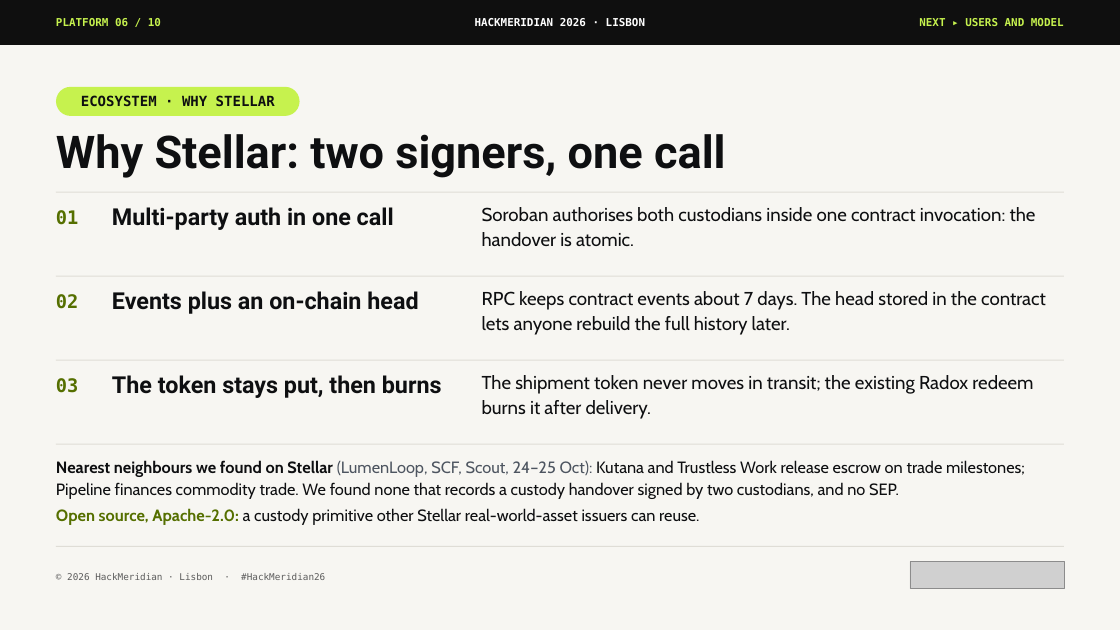
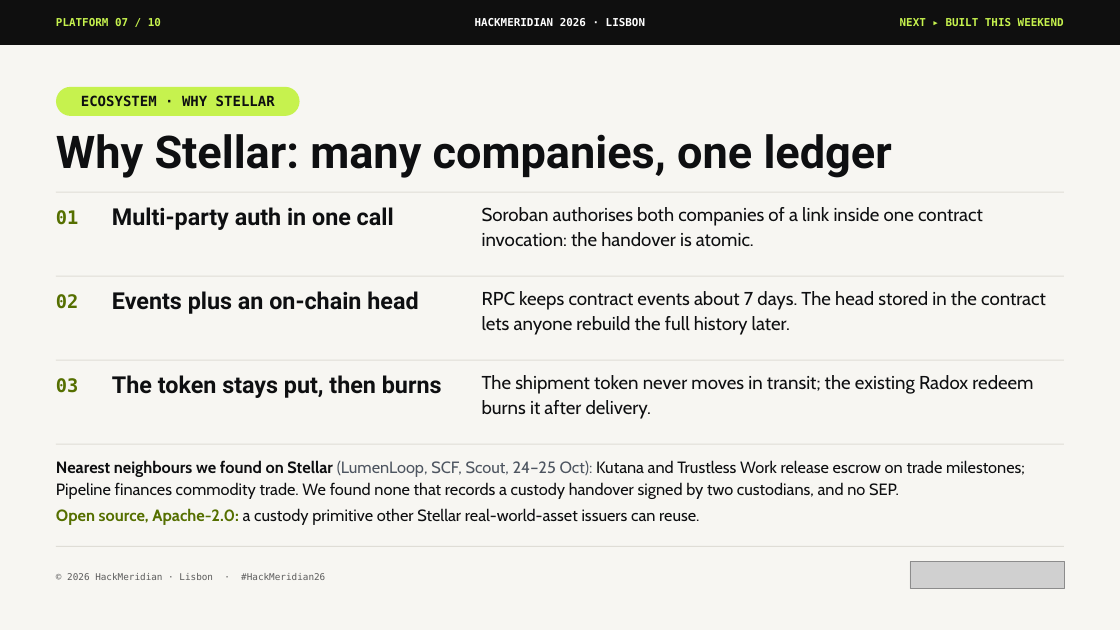
Before and after one commit to pwsaragossy/hackmeridian-cos, a slide deck: slide 7 of projects/hackmeridian-rail/deck/radox-custody-rail.pptx (slide 6 before the commit). Drawn at 1120x630 pixels with LibreOffice and Linux fonts; fonts in the diff are those of the drawing; grey boxes stand for pictures. Boxes give left, top, right and bottom in pixels: in the first picture for what was removed or moved away, otherwise in the second. Text is boxed around its words. In the diff, an @@ line names an element or a change of style, - is before the commit and + after.

```diff
--- a/projects/hackmeridian-rail/deck/radox-custody-rail.pptx
+++ b/projects/hackmeridian-rail/deck/radox-custody-rail.pptx
@@ text at [56, 18, 161, 26]: text changed @@
-PLATFORM 06 / 10
+PLATFORM 07 / 10
@@ text at [900, 18, 1064, 26]: text changed @@
-NEXT ▸ USERS AND MODEL
+NEXT ▸ BUILT THIS WEEKEND
@@ text at [56, 134, 892, 178]: text changed @@
-Why Stellar: two signers, one call
+Why Stellar: many companies, one ledger
@@ text at [482, 207, 983, 247]: text changed @@
-Soroban authorises both custodians inside one contract invocation: the handover is atomic.
+Soroban authorises both companies of a link inside one contract invocation: the handover is atomic.
```
Also in this commit, not shown: 8 other slides changed, 2 other files.
